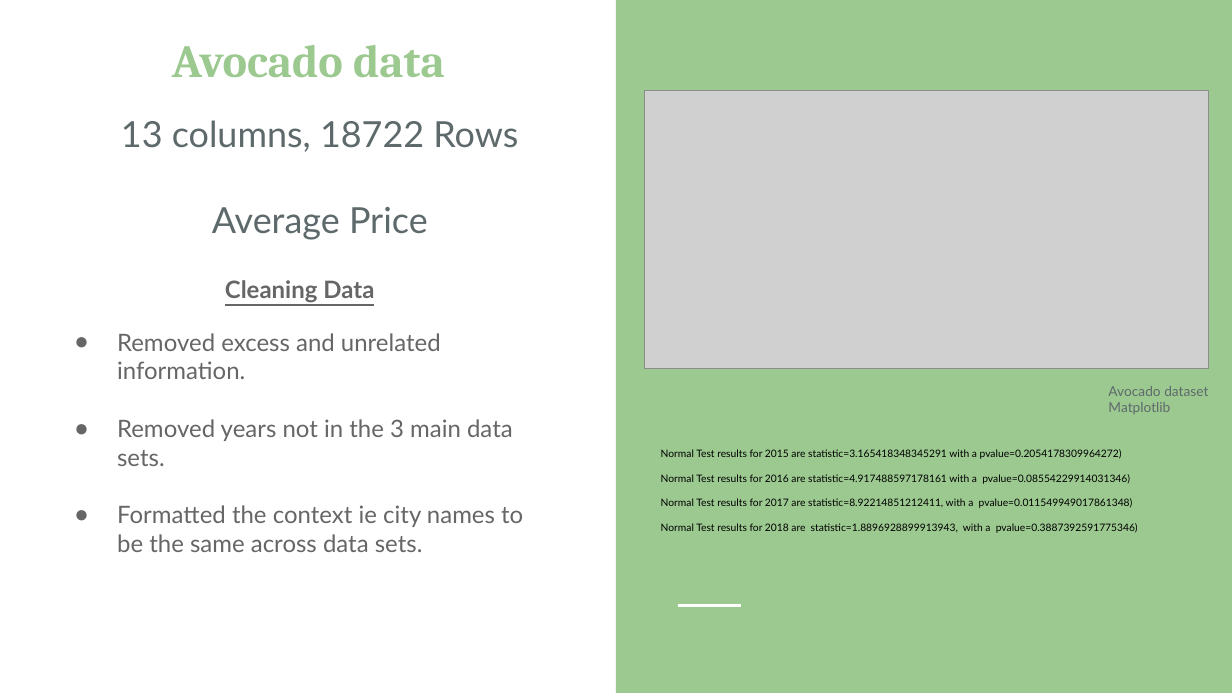
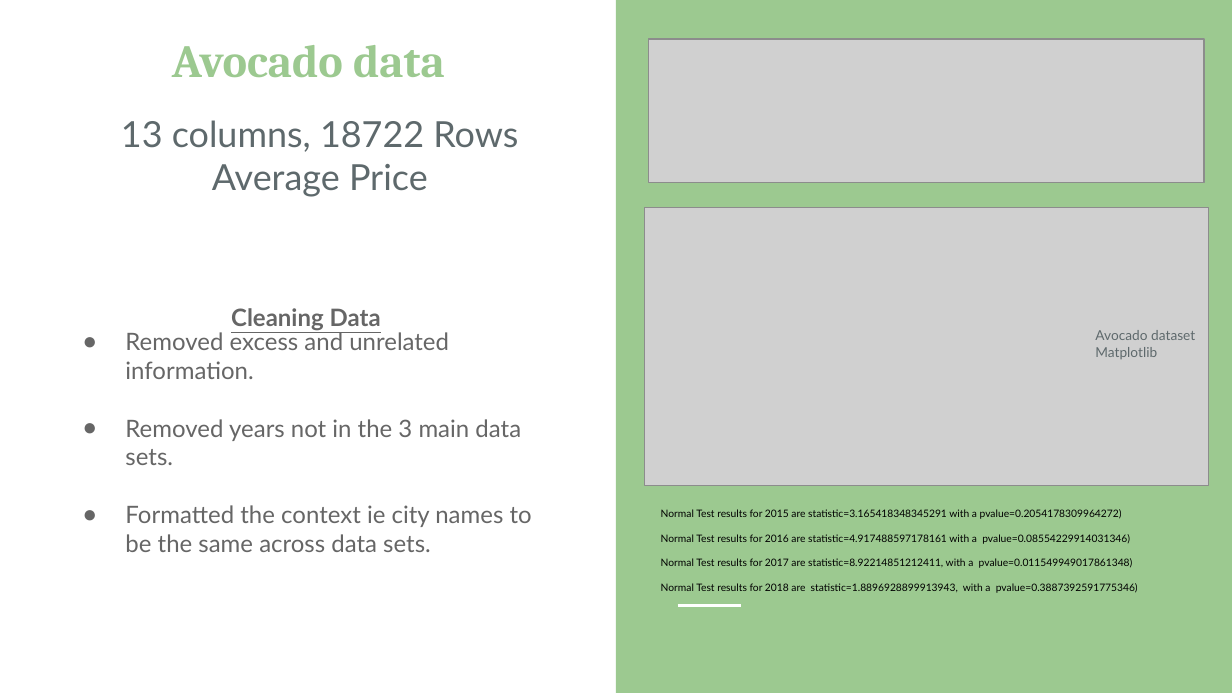
Before and after one commit to lauragtz/project_one, a slide deck: slide 5 of Avocado Presentation.pptx. Drawn at 1232x693 pixels with LibreOffice and Linux fonts; fonts in the diff are those of the drawing; grey boxes stand for pictures. Boxes give left, top, right and bottom in pixels: in the first picture for what was removed or moved away, otherwise in the second. Text is boxed around its words. In the diff, an @@ line names an element or a change of style, - is before the commit and + after.

Commit message:
updated PPT missing images & correct write-up docx

```diff
--- a/Avocado Presentation.pptx
+++ b/Avocado Presentation.pptx
@@ picture added at box(648, 39, 1204, 184) @@
@@ subtitle "13 columns, 18722 Rows" rewrapped from box(121, 120, 518, 240) to box(121, 120, 518, 197) @@
@@ picture: place and size @@
-picture at box(644, 90, 1209, 368)
+picture at box(644, 207, 1209, 485)
@@ text "Cleaning Data": place and size @@
-text "Cleaning Data" at box(225, 280, 374, 303)
+text "Cleaning Data" at box(231, 308, 381, 331)
@@ text "Removed excess and unrelated information." rewrapped from box(117, 333, 523, 552) to box(125, 329, 532, 552) @@
@@ text "Avocado dataset": place and size @@
-text "Avocado dataset" at box(1108, 386, 1208, 414)
+text "Avocado dataset" at box(1095, 330, 1195, 359)
@@ text "Normal Test results for 2015 ...": place and size @@
-text "Normal Test results for 2015 ..." at box(661, 449, 1138, 533)
+text "Normal Test results for 2015 ..." at box(661, 509, 1138, 593)
```
Also in this commit, not shown: 6 other slides changed, 1 slide added, 8 other files.
